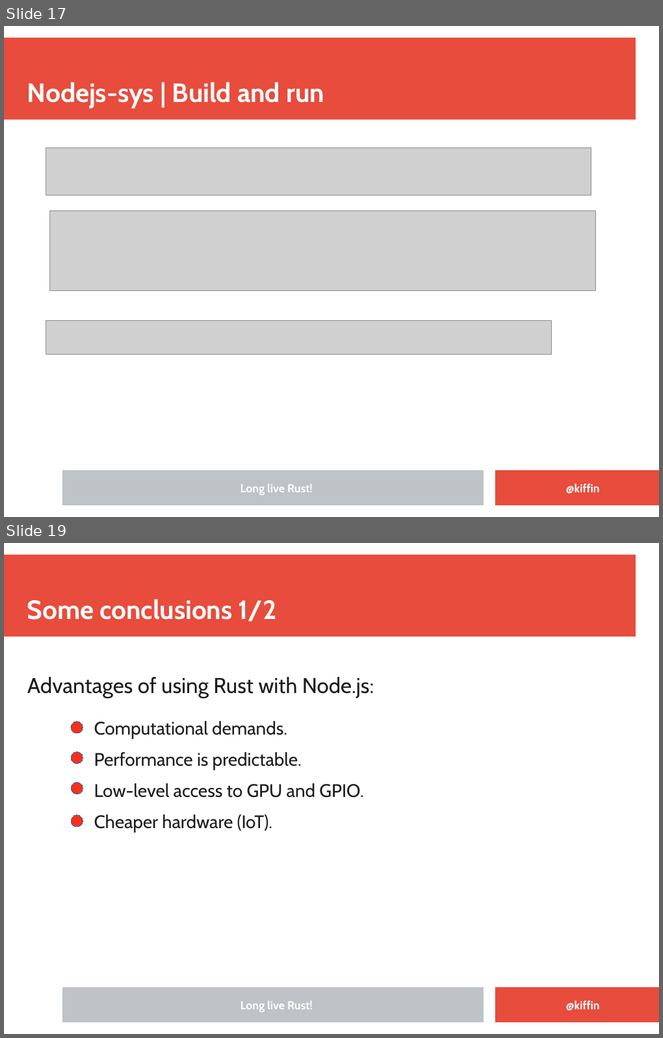
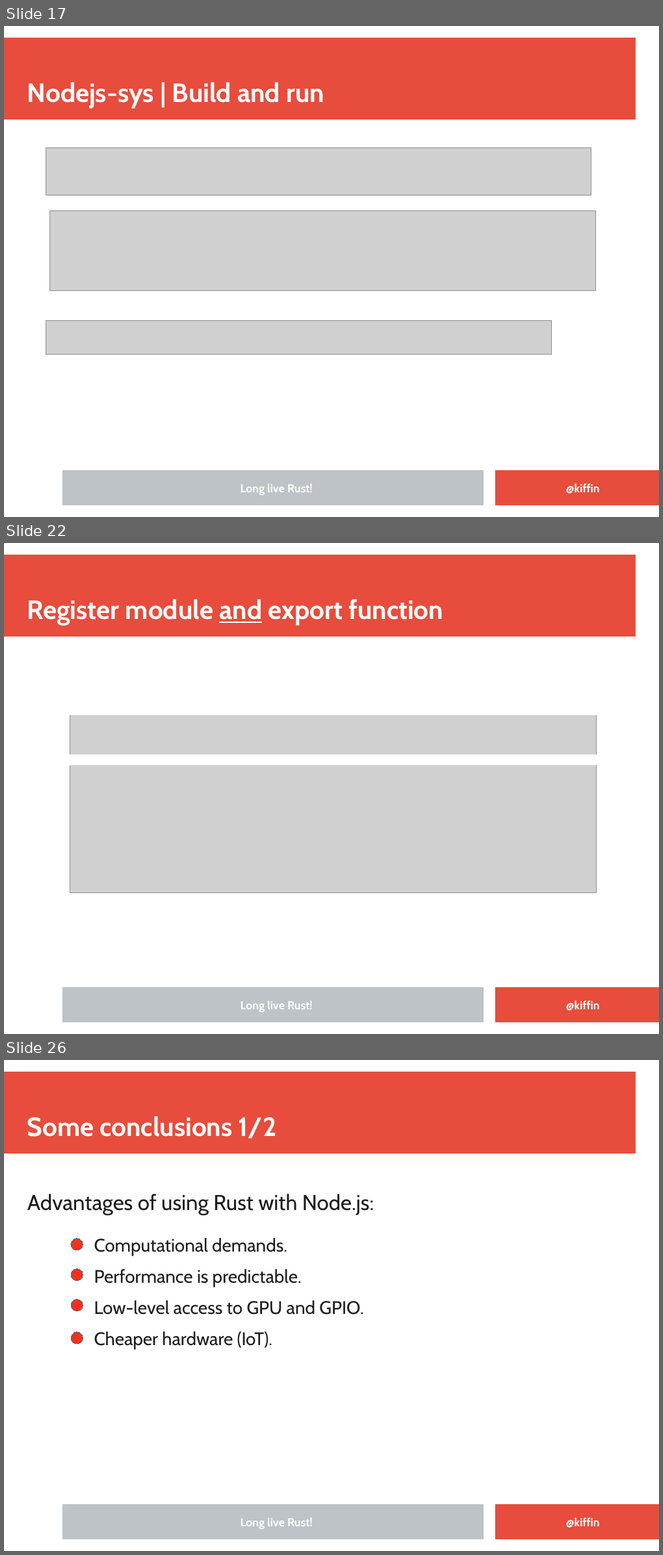
Before and after one commit to kgish/rust-node-addon-template, a slide deck: documents/Embedding-Rust-in-NodeJS-applications.odp. Shown one above the other, each under a label of ours: slides 17 and 19 before the commit, slides 17, 22 and 26 after it; the slides between them are not shown. The pictures are 663x1038 and 663x1555 pixels, drawn with LibreOffice and Linux fonts; fonts in the diff are those of the drawing; grey boxes stand for pictures; background and template pictures are left out. Boxes give left, top, right and bottom in pixels: in the first picture for what was removed or moved away, otherwise in the second. Text is boxed around its words. In the diff, an @@ line names an element or a change of style, - is before the commit and + after.

```diff
--- a/documents/Embedding-Rust-in-NodeJS-applications.odp
+++ b/documents/Embedding-Rust-in-NodeJS-applications.odp
@@ slide 22 added at [4, 543, 659, 1034], background #FFFFFF; not listed: 3 template elements that a slide beside it also shows @@
@@ title added at [27, 599, 443, 626], 32 pt, text #FFFFFF, bold @@
+Register module and export function
@@ group added at [46, 668, 610, 893]: 3 rectangles, 1 picture @@
@@ text added at [241, 1001, 313, 1012], 14 pt, text #FFFFFF, bold @@
+Long live Rust!
@@ text added at [566, 1001, 600, 1011], 14 pt, text #FFFFFF, bold @@
+@kiffin
@@ what was slide 19 is now slide 26 @@
```
Also in this commit, not shown: 3 slides changed, 6 other slides added, 2 other files.
